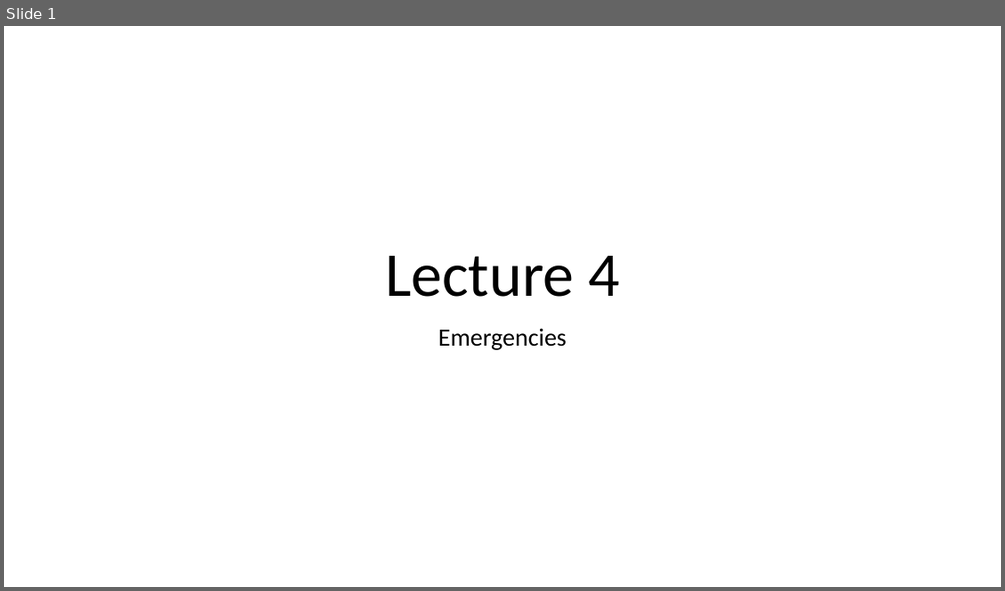
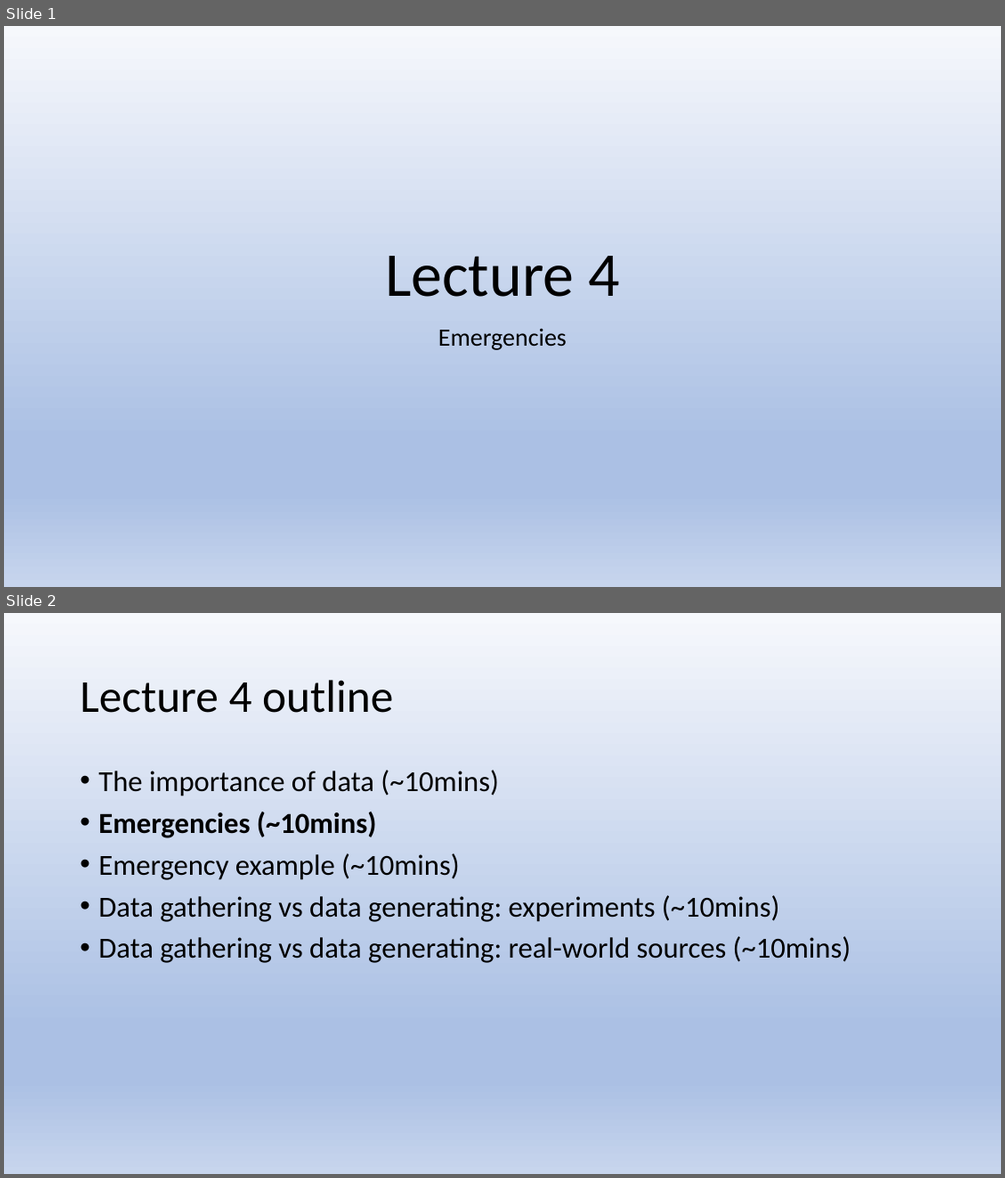
Before and after one commit to AlastairShipman1/HydraulicModel, a slide deck: Documents/Lecture outlines/Lecture 4/Lecture 4 Emergencies.pptx. Shown one above the other, each under a label of ours: slide 1 before the commit, slides 1 and 2 after it. The pictures are 1005x591 and 1005x1178 pixels, drawn with LibreOffice and Linux fonts; fonts in the diff are those of the drawing. Boxes give left, top, right and bottom in pixels: in the first picture for what was removed or moved away, otherwise in the second. Text is boxed around its words. In the diff, an @@ line names an element or a change of style, - is before the commit and + after.

```diff
--- a/Documents/Lecture outlines/Lecture 4/Lecture 4 Emergencies.pptx
+++ b/Documents/Lecture outlines/Lecture 4/Lecture 4 Emergencies.pptx
@@ slide 2 added at (4, 613, 1001, 1174), background gradient #F6F8FC to #ABC0E4 to #C7D5ED @@
@@ title added at (80, 680, 393, 713), 44 pt, text #000000 @@
+Lecture 4 outline
@@ text added at (98, 770, 851, 963), 28 pt, text #000000 @@
+• The importance of data (~10mins)
+• Emergencies (~10mins)
+• Emergency example (~10mins)
+• Data gathering vs data generating: experiments (~10mins)
+• Data gathering vs data generating: real-world sources (~10mins)
@@ slide 1 changed as well @@
@@ background #FFFFFF to gradient #F6F8FC to #ABC0E4 to #C7D5ED @@
```
Also in this commit, not shown: 5 other slides changed, 7 other slides added, 12 other files.
